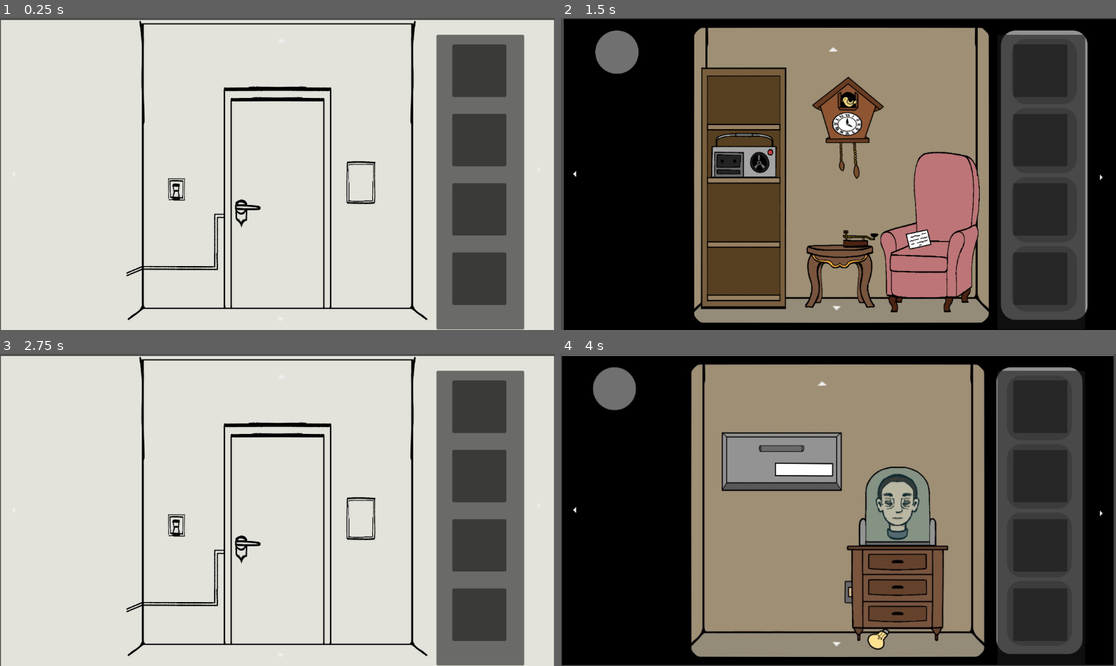
Above: before the commit, frames 1-4 (two rows, left to right).
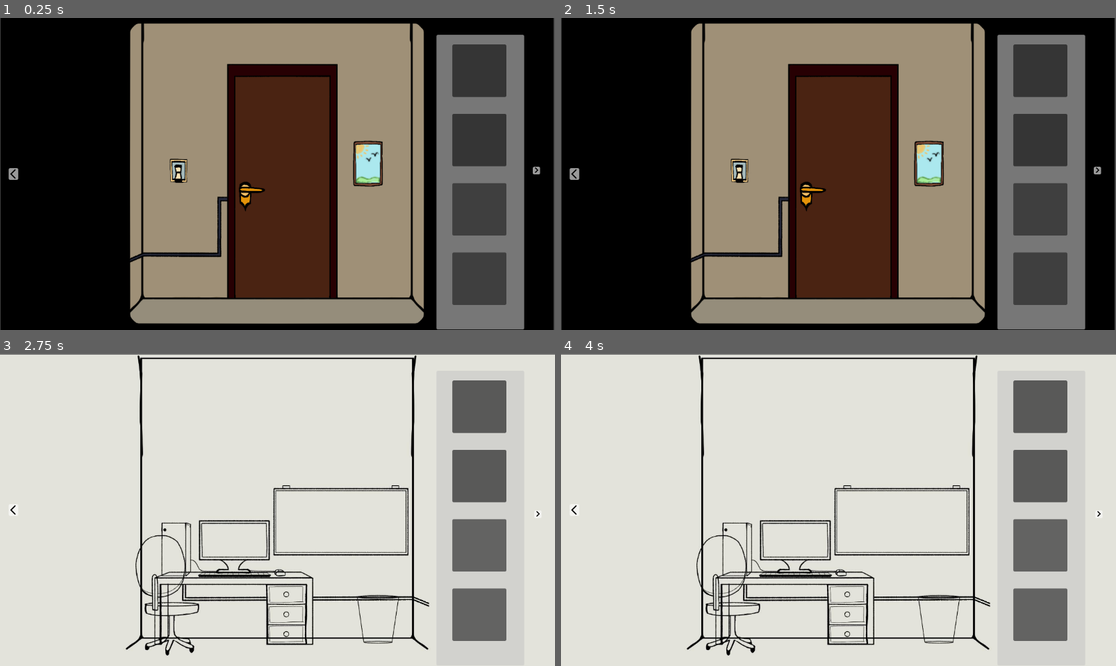
Above: after the commit, the same moments.

Repository: laura1050santos/EV4S3
Game: Godot game, scene res://scenes/fase1/ParedeNorte.tscn
Two runs of this game, one before a commit and one after it. Both use one fixed random seed, a clock stepped at 60 frames per second and the inputs below.
Inputs (mouse positions are in pixels of both pictures, inside the frame that each line leads up to):
- Up to frame 1 (0.25 s): no input
- Up to frame 2 (1.5 s): tap Enter at 0.5 s; drag from (838, 198) to (577, 174) at 0.52 s; tap Space at 1.25 s; drag from (577, 174) to (838, 198) at 1.27 s
- Up to frame 3 (2.75 s): tap Enter at 2 s; move the mouse to (538, 513) at 2.02 s; press the mouse at (538, 513) at 2.03 s
- Up to frame 4 (4 s): release the mouse at (1099, 513) at 2.75 s; tap Space at 2.75 s; drag from (1099, 506) to (577, 510) at 2.77 s; tap Enter at 3.5 s; drag from (1099, 513) to (838, 653) at 3.52 s

The runs differ from the first frame. In frame 1, 84% of the frame differs, in the area x 0-100%, y 0-100%; in frame 2, 46%; in frame 3, 24%; in frame 4, 100%.

Commit message:
Add files via upload

Diff:
--- a/project.godot
+++ b/project.godot
@@ -16,7 +16,7 @@
 
 config/name="evase"
 run/main_scene="uid://djryii8ewlak6"
-config/features=PackedStringArray("4.5", "Forward Plus")
+config/features=PackedStringArray("4.6", "Forward Plus")
 config/icon="res://icon.svg"
 
 [autoload]
--- a/recursos/RelogioCuco.tres
+++ b/recursos/RelogioCuco.tres
@@ -1,11 +1,12 @@
 [gd_resource type="Resource" script_class="itemData" format=3 uid="uid://4y1wc574lkhl"]
 
 [ext_resource type="Script" uid="uid://bwi2jwocwo7qv" path="res://scripts/inventario/item_data.gd" id="1_202q1"]
+[ext_resource type="Texture2D" uid="uid://moi1v2ckdamc" path="res://assets/cucogrande_resized.png" id="1_ftymy"]
 [ext_resource type="Texture2D" uid="uid://cfxoum0o1pi7m" path="res://assets/cuco.png" id="2_ufbkx"]
 
 [resource]
 script = ExtResource("1_202q1")
 item_name = "RelogioCuco"
 icon = ExtResource("2_ufbkx")
-mesh = ExtResource("2_ufbkx")
+inventory_icon = ExtResource("1_ftymy")
 metadata/_custom_type_script = "uid://bwi2jwocwo7qv"
--- a/scenes/SetaDireita.tscn
+++ b/scenes/SetaDireita.tscn
@@ -1,20 +1,27 @@
-[gd_scene load_steps=4 format=3 uid="uid://b502itwqs4700"]
+[gd_scene format=3 uid="uid://b502itwqs4700"]
 
 [ext_resource type="Script" uid="uid://ccsodqlbixkb1" path="res://scripts/seta_direita.gd" id="1_3oban"]
-[ext_resource type="Texture2D" uid="uid://dwqxkh1m3yt4i" path="res://assets/seta.png.png" id="2_3oban"]
+[ext_resource type="Texture2D" uid="uid://bmbrxdvbddyty" path="res://assets/chevron_right_24dp_000000_FILL0_wght400_GRAD0_opsz24.png" id="2_py1r6"]
 
 [sub_resource type="CircleShape2D" id="CircleShape2D_dthxh"]
+radius = 18.0
 
-[node name="SetaDireita" type="Area2D"]
+[node name="SetaDireita" type="Area2D" unique_id=1806574924]
 position = Vector2(816, 222)
 script = ExtResource("1_3oban")
 
-[node name="CollisionShape2D" type="CollisionShape2D" parent="."]
-position = Vector2(305, 109)
+[node name="Panel" type="Panel" parent="." unique_id=1342066518]
+self_modulate = Color(18.892002, 18.892002, 18.892002, 1)
+show_behind_parent = true
+offset_left = 293.0
+offset_top = 103.0
+offset_right = 308.0
+offset_bottom = 119.0
+
+[node name="Sprite2D" type="Sprite2D" parent="." unique_id=1984537135]
+position = Vector2(301, 110)
+texture = ExtResource("2_py1r6")
+
+[node name="CollisionShape2D" type="CollisionShape2D" parent="." unique_id=441038175]
+position = Vector2(300, 111)
 shape = SubResource("CircleShape2D_dthxh")
-
-[node name="Sprite2D" type="Sprite2D" parent="."]
-position = Vector2(305.00003, 108.99999)
-rotation = -1.5775748
-scale = Vector2(1.1417414, 1.1326294)
-texture = ExtResource("2_3oban")
--- a/scenes/SetaEsquerda.tscn
+++ b/scenes/SetaEsquerda.tscn
@@ -1,20 +1,25 @@
-[gd_scene load_steps=4 format=3 uid="uid://bs87yg6pua7jj"]
+[gd_scene format=3 uid="uid://bs87yg6pua7jj"]
 
 [ext_resource type="Script" uid="uid://bn41y10sh7gt2" path="res://scripts/seta_esquerda.gd" id="1_tsqrw"]
-[ext_resource type="Texture2D" uid="uid://dwqxkh1m3yt4i" path="res://assets/seta.png.png" id="2_tsqrw"]
+[ext_resource type="Texture2D" uid="uid://bqshqhe6i7nry" path="res://assets/arrow_back_ios_24dp_000000_FILL0_wght400_GRAD0_opsz24.png" id="1_wioaq"]
 
 [sub_resource type="CircleShape2D" id="CircleShape2D_tsqrw"]
+radius = 18.027756
 
-[node name="SetaEsquerda" type="Area2D"]
+[node name="SetaEsquerda" type="Area2D" unique_id=1927550638]
 position = Vector2(33, 324)
 script = ExtResource("1_tsqrw")
 
-[node name="CollisionShape2D" type="CollisionShape2D" parent="."]
-position = Vector2(-4, -1)
+[node name="Panel" type="Panel" parent="." unique_id=780360912]
+self_modulate = Color(18.892002, 18.892002, 18.892002, 1)
+offset_left = -15.0
+offset_top = -12.0
+offset_right = 5.0
+offset_bottom = 12.0
+
+[node name="Sprite2D" type="Sprite2D" parent="." unique_id=547202885]
+texture = ExtResource("1_wioaq")
+
+[node name="CollisionShape2D" type="CollisionShape2D" parent="." unique_id=152067613]
+position = Vector2(-5, -1)
 shape = SubResource("CircleShape2D_tsqrw")
-
-[node name="Sprite2D" type="Sprite2D" parent="."]
-position = Vector2(-4, -5.9604645e-07)
-rotation = 1.5574409
-scale = Vector2(1.2916666, 1.375)
-texture = ExtResource("2_tsqrw")
--- a/scenes/fase1/ParedeLeste.tscn
+++ b/scenes/fase1/ParedeLeste.tscn
@@ -1,30 +1,20 @@
-[gd_scene load_steps=7 format=3 uid="uid://dqttd76hew5ag"]
+[gd_scene format=3 uid="uid://dqttd76hew5ag"]
 
 [ext_resource type="Script" uid="uid://cyusdajpoxlmc" path="res://scripts/salas_scripts/parede_leste.gd" id="1_2litd"]
 [ext_resource type="PackedScene" uid="uid://b502itwqs4700" path="res://scenes/SetaDireita.tscn" id="1_nd5rm"]
 [ext_resource type="PackedScene" uid="uid://bs87yg6pua7jj" path="res://scenes/SetaEsquerda.tscn" id="2_vkmgy"]
 [ext_resource type="Texture2D" uid="uid://cmqlfa5312ifk" path="res://assets/tela_pc1.jpg" id="4_2litd"]
-[ext_resource type="PackedScene" uid="uid://c86fx5p8gclpc" path="res://scenes/setaCima.tscn" id="5_k8ayk"]
-[ext_resource type="PackedScene" uid="uid://cjcf27vpnn2nw" path="res://scenes/setaBaixo.tscn" id="6_7nwwv"]
 
-[node name="leste" type="Node2D"]
+[node name="leste" type="Node2D" unique_id=75511132]
 script = ExtResource("1_2litd")
 
-[node name="Sprite2D" type="Sprite2D" parent="."]
+[node name="Sprite2D" type="Sprite2D" parent="." unique_id=713544357]
 position = Vector2(575, 325.5)
 scale = Vector2(0.603125, 0.6009259)
 texture = ExtResource("4_2litd")
 
-[node name="SetaDireita" parent="." instance=ExtResource("1_nd5rm")]
+[node name="SetaDireita" parent="." unique_id=1513097482 instance=ExtResource("1_nd5rm")]
 destino_cena = "uid://cxhjpnc7drrok"
 
-[node name="SetaEsquerda" parent="." instance=ExtResource("2_vkmgy")]
+[node name="SetaEsquerda" parent="." unique_id=336124005 instance=ExtResource("2_vkmgy")]
 destino_cena = "uid://djryii8ewlak6"
-
-[node name="setaCima" parent="." instance=ExtResource("5_k8ayk")]
-destino_cena = "uid://dcjm6p1qyhtmg"
-
-[node name="SetaBaixo" parent="." instance=ExtResource("6_7nwwv")]
-position = Vector2(296, 454)
-scale = Vector2(0.603125, 0.6009259)
-destino_cena = "uid://dmhce3kfm14ep"
--- a/scenes/fase1/ParedeNorte.tscn
+++ b/scenes/fase1/ParedeNorte.tscn
@@ -1,44 +1,34 @@
-[gd_scene load_steps=8 format=3 uid="uid://djryii8ewlak6"]
+[gd_scene format=3 uid="uid://djryii8ewlak6"]
 
-[ext_resource type="Texture2D" uid="uid://d182m16xm706g" path="res://assets/CenaPorta1.jpg" id="1_d2yv5"]
 [ext_resource type="Script" uid="uid://cxrm6pnl5iapo" path="res://scripts/salas_scripts/parede_norte.gd" id="1_fqgx5"]
 [ext_resource type="PackedScene" uid="uid://b502itwqs4700" path="res://scenes/SetaDireita.tscn" id="1_x2vm1"]
-[ext_resource type="PackedScene" uid="uid://c86fx5p8gclpc" path="res://scenes/setaCima.tscn" id="5_8jjlf"]
+[ext_resource type="Texture2D" uid="uid://c3swa0pweqle8" path="res://assets/tela porta.png" id="2_lnbbm"]
 [ext_resource type="PackedScene" uid="uid://bs87yg6pua7jj" path="res://scenes/SetaEsquerda.tscn" id="6_2l4tn"]
-[ext_resource type="PackedScene" uid="uid://cjcf27vpnn2nw" path="res://scenes/setaBaixo.tscn" id="6_uinfo"]
 
 [sub_resource type="RectangleShape2D" id="RectangleShape2D_fqgx5"]
 size = Vector2(371.2891, 733.0908)
 
-[node name="Norte" type="Node2D"]
+[node name="Norte" type="Node2D" unique_id=2007205659]
 script = ExtResource("1_fqgx5")
 
-[node name="Area2D" type="Area2D" parent="."]
+[node name="Area2D" type="Area2D" parent="." unique_id=846570997]
 position = Vector2(576, 334.00003)
 scale = Vector2(0.5979167, 0.6111111)
 
-[node name="CollisionShape2D" type="CollisionShape2D" parent="Area2D"]
+[node name="CollisionShape2D" type="CollisionShape2D" parent="Area2D" unique_id=51084944]
 position = Vector2(0, 63.818237)
 shape = SubResource("RectangleShape2D_fqgx5")
 
-[node name="Sprite2D" type="Sprite2D" parent="."]
-position = Vector2(576, 334.00003)
+[node name="Sprite2D" type="Sprite2D" parent="." unique_id=2071372408]
+position = Vector2(575, 322.99997)
 scale = Vector2(0.5979167, 0.6111111)
-texture = ExtResource("1_d2yv5")
+texture = ExtResource("2_lnbbm")
 
-[node name="SetaEsquerda" parent="." instance=ExtResource("6_2l4tn")]
+[node name="SetaEsquerda" parent="." unique_id=599593904 instance=ExtResource("6_2l4tn")]
 destino_cena = "uid://du3u5e5blrq5k"
 
-[node name="SetaDireita" parent="." instance=ExtResource("1_x2vm1")]
+[node name="SetaDireita" parent="." unique_id=1618444909 instance=ExtResource("1_x2vm1")]
 position = Vector2(813, 206)
 destino_cena = "uid://dqttd76hew5ag"
 
-[node name="setaCima" parent="." instance=ExtResource("5_8jjlf")]
-position = Vector2(69, 1)
-destino_cena = "uid://dcjm6p1qyhtmg"
-
-[node name="SetaBaixo" parent="." instance=ExtResource("6_uinfo")]
-position = Vector2(111, 341)
-destino_cena = "uid://dmhce3kfm14ep"
-
 [connection signal="input_event" from="Area2D" to="." method="_on_area_2d_input_event"]
--- a/scenes/fase1/ParedeOeste.tscn
+++ b/scenes/fase1/ParedeOeste.tscn
@@ -1,29 +1,20 @@
-[gd_scene load_steps=7 format=3 uid="uid://du3u5e5blrq5k"]
+[gd_scene format=3 uid="uid://du3u5e5blrq5k"]
 
 [ext_resource type="PackedScene" uid="uid://b502itwqs4700" path="res://scenes/SetaDireita.tscn" id="1_gm2vv"]
 [ext_resource type="Script" uid="uid://4h5mibudxj5i" path="res://scripts/salas_scripts/parede_oeste.gd" id="1_r4qe8"]
 [ext_resource type="PackedScene" uid="uid://bs87yg6pua7jj" path="res://scenes/SetaEsquerda.tscn" id="2_02577"]
-[ext_resource type="Texture2D" uid="uid://camrrt13ylkw3" path="res://assets/salatelegrafosemcuco.png" id="2_r4qe8"]
-[ext_resource type="PackedScene" uid="uid://c86fx5p8gclpc" path="res://scenes/setaCima.tscn" id="5_7a4mq"]
-[ext_resource type="PackedScene" uid="uid://cjcf27vpnn2nw" path="res://scenes/setaBaixo.tscn" id="6_a2k3a"]
+[ext_resource type="Texture2D" uid="uid://b3o6ljof8o5mq" path="res://assets/salaestar.png" id="2_wk2fo"]
 
-[node name="Oeste" type="Node2D"]
+[node name="Oeste" type="Node2D" unique_id=1004941302]
 script = ExtResource("1_r4qe8")
 
-[node name="Sprite2D" type="Sprite2D" parent="."]
+[node name="Sprite2D" type="Sprite2D" parent="." unique_id=1962053791]
 position = Vector2(582.25, 326.49997)
 scale = Vector2(0.5997396, 0.6009259)
-texture = ExtResource("2_r4qe8")
+texture = ExtResource("2_wk2fo")
 
-[node name="SetaDireita" parent="." instance=ExtResource("1_gm2vv")]
+[node name="SetaDireita" parent="." unique_id=1265541857 instance=ExtResource("1_gm2vv")]
 destino_cena = "uid://djryii8ewlak6"
 
-[node name="SetaEsquerda" parent="." instance=ExtResource("2_02577")]
+[node name="SetaEsquerda" parent="." unique_id=858644691 instance=ExtResource("2_02577")]
 destino_cena = "uid://cxhjpnc7drrok"
-
-[node name="setaCima" parent="." instance=ExtResource("5_7a4mq")]
-position = Vector2(50, 20)
-destino_cena = "uid://dcjm6p1qyhtmg"
-
-[node name="SetaBaixo" parent="." instance=ExtResource("6_a2k3a")]
-destino_cena = "uid://dmhce3kfm14ep"
--- a/scenes/fase1/ParedeSul.tscn
+++ b/scenes/fase1/ParedeSul.tscn
@@ -1,28 +1,20 @@
-[gd_scene load_steps=7 format=3 uid="uid://cxhjpnc7drrok"]
+[gd_scene format=3 uid="uid://cxhjpnc7drrok"]
 
 [ext_resource type="PackedScene" uid="uid://b502itwqs4700" path="res://scenes/SetaDireita.tscn" id="1_1234l"]
 [ext_resource type="Script" uid="uid://cv6fthwtudkv8" path="res://scripts/salas_scripts/parede_sul.gd" id="1_ls4hi"]
 [ext_resource type="PackedScene" uid="uid://bs87yg6pua7jj" path="res://scenes/SetaEsquerda.tscn" id="2_02bjx"]
-[ext_resource type="Texture2D" uid="uid://6qflflr0g5qx" path="res://assets/64e6e992-c878-4021-90f1-64aa0c90f2a9.jpeg" id="2_ls4hi"]
-[ext_resource type="PackedScene" uid="uid://c86fx5p8gclpc" path="res://scenes/setaCima.tscn" id="5_vfh6l"]
-[ext_resource type="PackedScene" uid="uid://cjcf27vpnn2nw" path="res://scenes/setaBaixo.tscn" id="6_o2bnt"]
+[ext_resource type="Texture2D" uid="uid://bu3k3qgbffubh" path="res://assets/salaaquario.png" id="2_3wuve"]
 
-[node name="Sul" type="Node2D"]
+[node name="Sul" type="Node2D" unique_id=1763061583]
 script = ExtResource("1_ls4hi")
 
-[node name="Sprite2D" type="Sprite2D" parent="."]
-position = Vector2(574.50006, 323.99997)
-scale = Vector2(0.8945312, 0.89320385)
-texture = ExtResource("2_ls4hi")
+[node name="Sprite2D" type="Sprite2D" parent="." unique_id=362550716]
+position = Vector2(579.13495, 327.41745)
+scale = Vector2(0.5964082, 0.59552324)
+texture = ExtResource("2_3wuve")
 
-[node name="SetaDireita" parent="." instance=ExtResource("1_1234l")]
+[node name="SetaDireita" parent="." unique_id=1759642448 instance=ExtResource("1_1234l")]
 destino_cena = "uid://du3u5e5blrq5k"
 
-[node name="SetaEsquerda" parent="." instance=ExtResource("2_02bjx")]
+[node name="SetaEsquerda" parent="." unique_id=102547465 instance=ExtResource("2_02bjx")]
 destino_cena = "uid://dqttd76hew5ag"
-
-[node name="setaCima" parent="." instance=ExtResource("5_vfh6l")]
-destino_cena = "uid://dcjm6p1qyhtmg"
-
-[node name="SetaBaixo" parent="." instance=ExtResource("6_o2bnt")]
-destino_cena = "uid://dmhce3kfm14ep"
--- a/scenes/inventario.tscn
+++ b/scenes/inventario.tscn
@@ -2,7 +2,10 @@
 
 [ext_resource type="Script" uid="uid://bk1g0ggvauylc" path="res://scripts/inventario/item_slot.gd" id="2_hswsb"]
 [ext_resource type="Script" uid="uid://bw8sh38ggq7ik" path="res://scripts/inventario/inventory.gd" id="2_t2sse"]
+[ext_resource type="Script" uid="uid://ccwwlrxjldtiy" path="res://scripts/inventario/icon.gd" id="5_t2sse"]
 [ext_resource type="Script" uid="uid://yw26bij3lsj4" path="res://scripts/inventario/word_drop_area.gd" id="9_q0ogx"]
+
+[sub_resource type="Theme" id="Theme_mu20r"]
 
 [node name="Inventario" type="Sprite2D" unique_id=2030175741]
 position = Vector2(589, 319.00003)
@@ -28,6 +31,7 @@
 unique_name_in_owner = true
 
 [node name="inventory" type="Panel" parent="canvasLayer" unique_id=1461794080]
+self_modulate = Color(7.75863, 7.75863, 7.75863, 1)
 anchors_preset = -1
 anchor_left = 0.845
 anchor_top = 0.51500005
@@ -42,6 +46,7 @@
 size_flags_horizontal = 4
 size_flags_vertical = 4
 size_flags_stretch_ratio = 0.0
+theme = SubResource("Theme_mu20r")
 script = ExtResource("2_t2sse")
 
 [node name="GridContainer" type="GridContainer" parent="canvasLayer/inventory" unique_id=495445096]
@@ -61,33 +66,45 @@
 theme_override_constants/v_separation = 35
 
 [node name="itemSlot" type="Panel" parent="canvasLayer/inventory/GridContainer" unique_id=1228606469]
+self_modulate = Color(0.35447437, 0.35447437, 0.35447437, 1)
 custom_minimum_size = Vector2(1, 109)
 layout_mode = 2
-size_flags_horizontal = 3
-size_flags_vertical = 3
+size_flags_stretch_ratio = 3.12
 script = ExtResource("2_hswsb")
 
 [node name="icon" type="TextureRect" parent="canvasLayer/inventory/GridContainer/itemSlot" unique_id=561639030]
+clip_contents = true
 layout_mode = 1
-anchors_preset = 15
-anchor_right = 1.0
-anchor_bottom = 1.0
+anchors_preset = -1
+anchor_right = 1.018
+anchor_bottom = 1.100262
+offset_left = 1.0000153
+offset_top = 1.4999962
+offset_right = -96.87313
+offset_bottom = -103.0
 grow_horizontal = 2
 grow_vertical = 2
+scale = Vector2(7, 7)
 expand_mode = 1
+stretch_mode = 4
+script = ExtResource("5_t2sse")
 metadata/_edit_use_anchors_ = true
 
 [node name="itemSlot3" type="Panel" parent="canvasLayer/inventory/GridContainer" unique_id=728027775]
+self_modulate = Color(0.3529412, 0.3529412, 0.3529412, 1)
 custom_minimum_size = Vector2(112, 109)
 layout_mode = 2
 script = ExtResource("2_hswsb")
 
 [node name="icon" type="TextureRect" parent="canvasLayer/inventory/GridContainer/itemSlot3" unique_id=1041577781]
+self_modulate = Color(0.3529412, 0.3529412, 0.3529412, 1)
 custom_minimum_size = Vector2(-0.9, -0.1)
 layout_mode = 1
-anchors_preset = 15
-anchor_right = 1.0
-anchor_bottom = 1.0
+anchors_preset = -1
+anchor_left = -0.008928572
+anchor_top = 0.0045871558
+anchor_right = 0.9910714
+anchor_bottom = 1.0045872
 grow_horizontal = 2
 grow_vertical = 2
 expand_mode = 1
@@ -99,6 +116,7 @@
 script = ExtResource("2_hswsb")
 
 [node name="icon" type="TextureRect" parent="canvasLayer/inventory/GridContainer/itemSlot2" unique_id=613110089]
+self_modulate = Color(0.3529412, 0.3529412, 0.3529412, 1)
 layout_mode = 1
 anchors_preset = 15
 anchor_right = 1.0
@@ -114,6 +132,7 @@
 script = ExtResource("2_hswsb")
 
 [node name="icon" type="TextureRect" parent="canvasLayer/inventory/GridContainer/itemSlot4" unique_id=1345834371]
+self_modulate = Color(0.3529412, 0.3529412, 0.3529412, 1)
 layout_mode = 1
 anchors_preset = 15
 anchor_right = 1.0
--- /dev/null
+++ b/scripts/inventario/icon.gd
@@ -0,0 +1,6 @@
+extends TextureRect
+
+# Called when the node enters the scene tree for the first time.
+func _ready() -> void:
+
+	pass # Replace with function body.
--- a/scripts/inventario/item_data.gd
+++ b/scripts/inventario/item_data.gd
@@ -2,4 +2,4 @@
 class_name itemData
 @export var item_name: String
 @export var icon: Texture2D
-@export var mesh: Texture2D
+@export var inventory_icon: Texture2D
--- a/scripts/inventario/item_slot.gd
+++ b/scripts/inventario/item_slot.gd
@@ -11,14 +11,14 @@
 		icon.texture = null
 		return
 
-	icon.texture = item.icon
+	icon.texture = item.inventory_icon
 	tooltip_text = item.item_name
 	icon.show()
 
 func _get_drag_data(_at_position: Vector2) -> Variant:
 	if not item:
 		return
-
+	#O EFEITO NN ESTÁ FUNCIONANDO
 	var preview = duplicate()
 	var c = Control.new()
 	c.add_child(preview)
--- a/scripts/inventario/word_drop_area.gd
+++ b/scripts/inventario/word_drop_area.gd
@@ -34,6 +34,7 @@
 
 	get_tree().current_scene.add_child(node)
 	node.global_position = get_global_mouse_position()
+	# colocar funcção para arrastar o item diretamente pra a posição e cena original
 
 	# PEGANDO O NOME DA CENA ATUAL
 	var nome_cena_atual = get_tree().current_scene.name
@@ -54,7 +55,6 @@
 			var result = space_state.intersect_point(parameters)
 
 			if result:
-				print("Clique detectado em objeto físico")
 				var target = result[0].collider
 				# 3. Verificar se é um item coletável (usando Meta igual ao vídeo)
 				if not target.has_meta("item_data") and target.get_parent().has_meta("item_data"):
Binary file added: assets/cucogrande_resized.png
Not shown, added: assets/cucogrande_resized.png.import
Binary file added: assets/salaaquario.png
Not shown, added: assets/salaaquario.png.import
Binary file added: assets/salaestar.png
Not shown, added: assets/salaestar.png.import
Binary file added: assets/tela porta.png
Not shown, added: assets/tela porta.png.import
Not shown, added: scripts/inventario/icon.gd.uid
